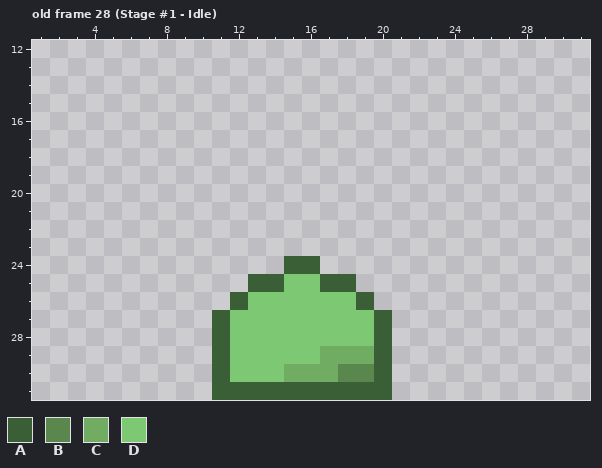
File history of a pixel-art file, godot/Slime Kingdoms/assets/Slime/Slime.ase. The picture above was drawn from the file before the commit.
32x32 pixels, 28 frames. Colours within 5 levels of each other are drawn and written as one. Shown: old frame 28 (Stage #1 - Idle): x 1..31, y 12..31. The commit also changed other frames, which this record leaves out.
Visible layers, top first: "Effects", "Slime".
Palette (. is transparent): A #3a5f36  B #59874d  C #71ac63  D #7dc873
Pixels before, old frame 28 (Stage #1 - Idle), first column x 11:
24 ....AA....
25 ..AADDAA..
26 .ADDDDDDA.
27 ADDDDDDDDA
28 ADDDDDDDDA
29 ADDDDDCCCA
30 ADDDCCCBBA
31 AAAAAAAAAA
The result:
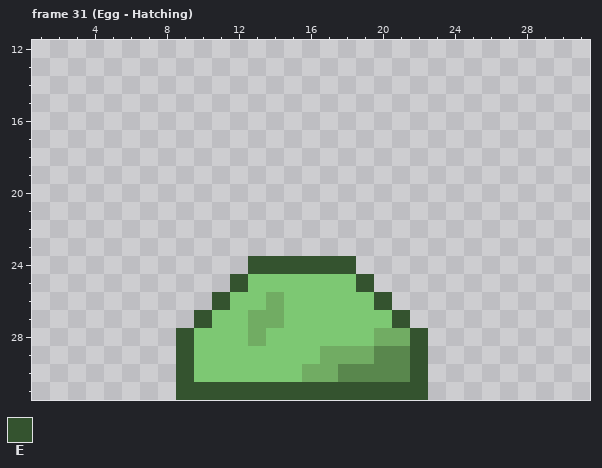
Colours new in this view: E #34532f
A new or re-ordered frame is compared with the old frame closest to it.
Commit: more work on slime sprite Clark was here :V
Change:
frames 28 -> 34
layer "Slime" now hidden
layer "Slime V3" added
Frame 31 (Egg - Hatching) is new; against old frame 28 (Stage #1 - Idle), layer "Slime V3":
There is now colour B in rows 29 to 30 at x 21.
The edit turns colour A into colour B in rows 29 to 30 at x 20.
There is now colour C in row 28 at x 21.
The edit turns colour A into colour C in row 28 at x 20.
The edit turns colour D into colour C in row 26 at x 14; in row 27 at x 13 to 14; in row 28 at x 13.
There is now colour D in rows 28 to 30 at x 10.
The edit turns colour A into colour D in row 25 at x 13 to 14 and 17 to 18; in row 26 at x 12 and 19; in row 27 at x 11 and 20; in rows 28 to 30 at x 11.
The edit turns colour C into colour D in row 30 at x 15.
There is now colour E in row 24 at x 13 to 14 and 17 to 18; in row 25 at x 12 and 19; in row 26 at x 11 and 20; in row 27 at x 10 and 21; in rows 28 to 30 at x 9 and 22; in row 31 at x 9 to 10 and 21 to 22.
The edit turns colour A into colour E in row 24 at x 15 to 16; in row 31 at x 11 to 20.
